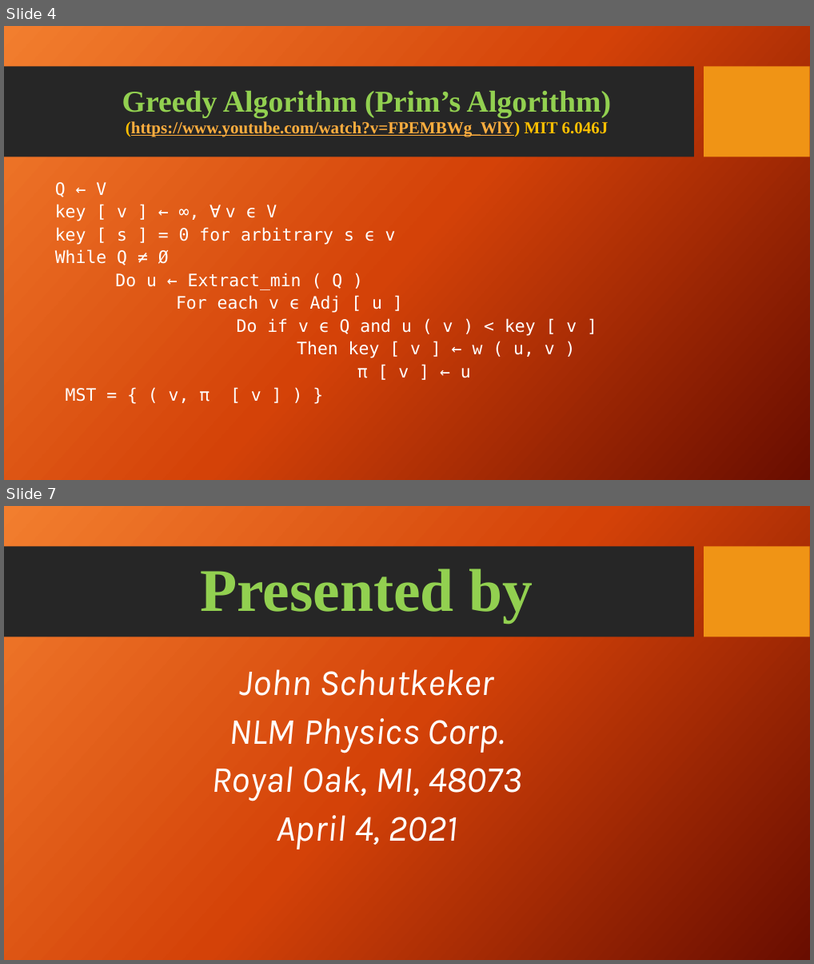
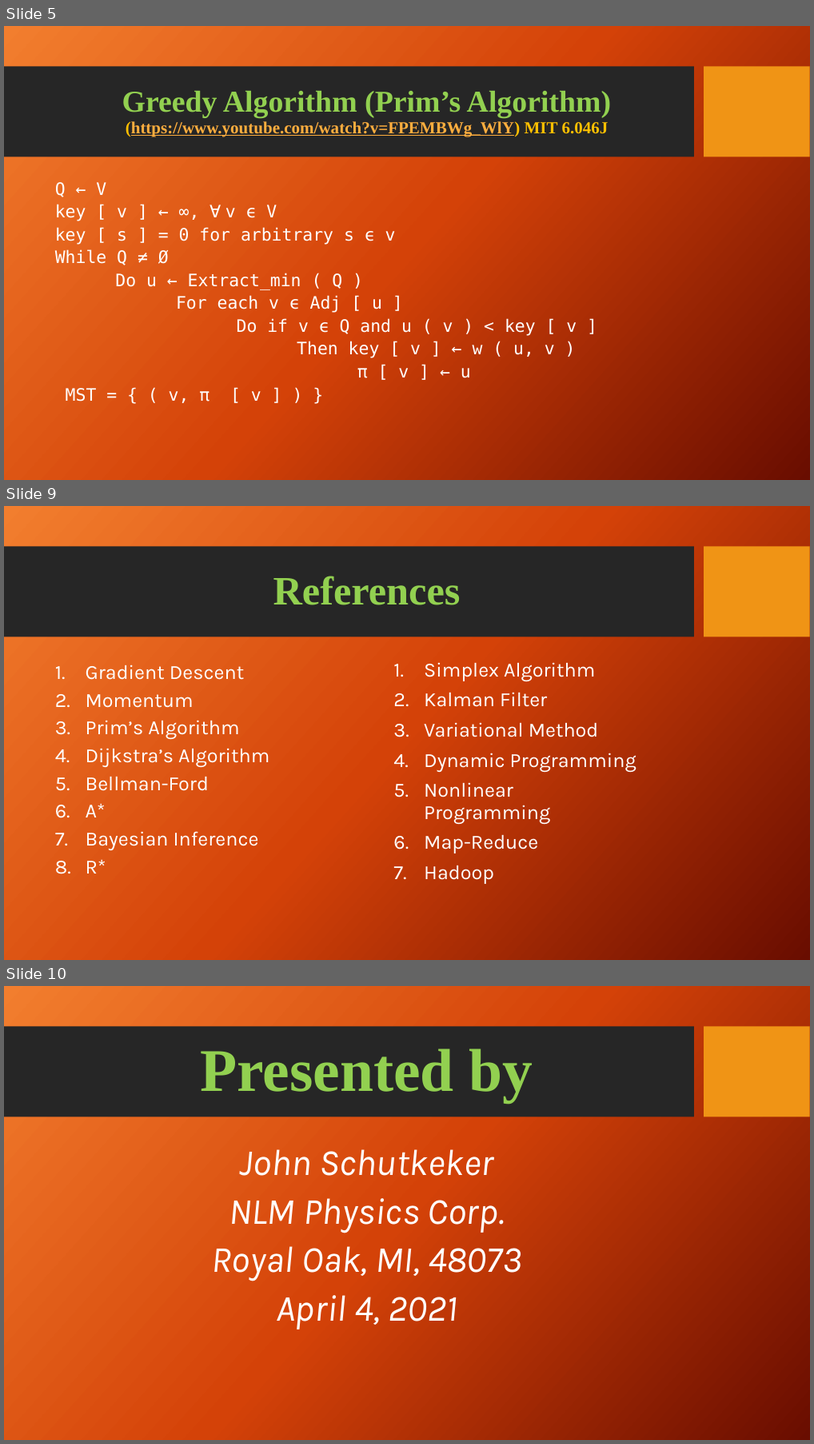
Before and after one commit to jschutkeker/AI_Cheat_Sheet, a slide deck: AI_Cheat_Sheet.pptx. Shown one above the other, each under a label of ours: slides 4 and 7 before the commit, slides 5, 9 and 10 after it; the slides between them are not shown. The pictures are 814x964 and 814x1444 pixels, drawn with LibreOffice and Linux fonts; fonts in the diff are those of the drawing; background and template pictures are left out. Boxes give left, top, right and bottom in pixels: in the first picture for what was removed or moved away, otherwise in the second. Text is boxed around its words. In the diff, an @@ line names an element or a change of style, - is before the commit and + after.

```diff
--- a/AI_Cheat_Sheet.pptx
+++ b/AI_Cheat_Sheet.pptx
@@ slide 9 added at bbox=[4, 506, 810, 960], background picture (left out); not listed: 2 template elements that a slide beside it also shows @@
@@ title added at bbox=[274, 576, 461, 605], 48 pt, text #92D050, bold @@
+References
@@ text added at bbox=[86, 664, 270, 873], 24 pt, text #FFFFFF @@
+1. Gradient Descent
+2. Momentum
+3. Prim’s Algorithm
+4. Dijkstra’s Algorithm
+5. Bellman-Ford
+6. A*
+7. Bayesian Inference
+8. R*
@@ text added at bbox=[424, 662, 637, 884], 24 pt, text #FFFFFF @@
+1. Simplex Algorithm
+2. Kalman Filter
+3. Variational Method
+4. Dynamic Programming
+5. Nonlinear Programming
+6. Map-Reduce
+7. Hadoop
@@ what was slide 4 is now slide 5 @@
@@ what was slide 7 is now slide 10 @@
```
Also in this commit, not shown: 2 slides changed, 2 other slides added.
